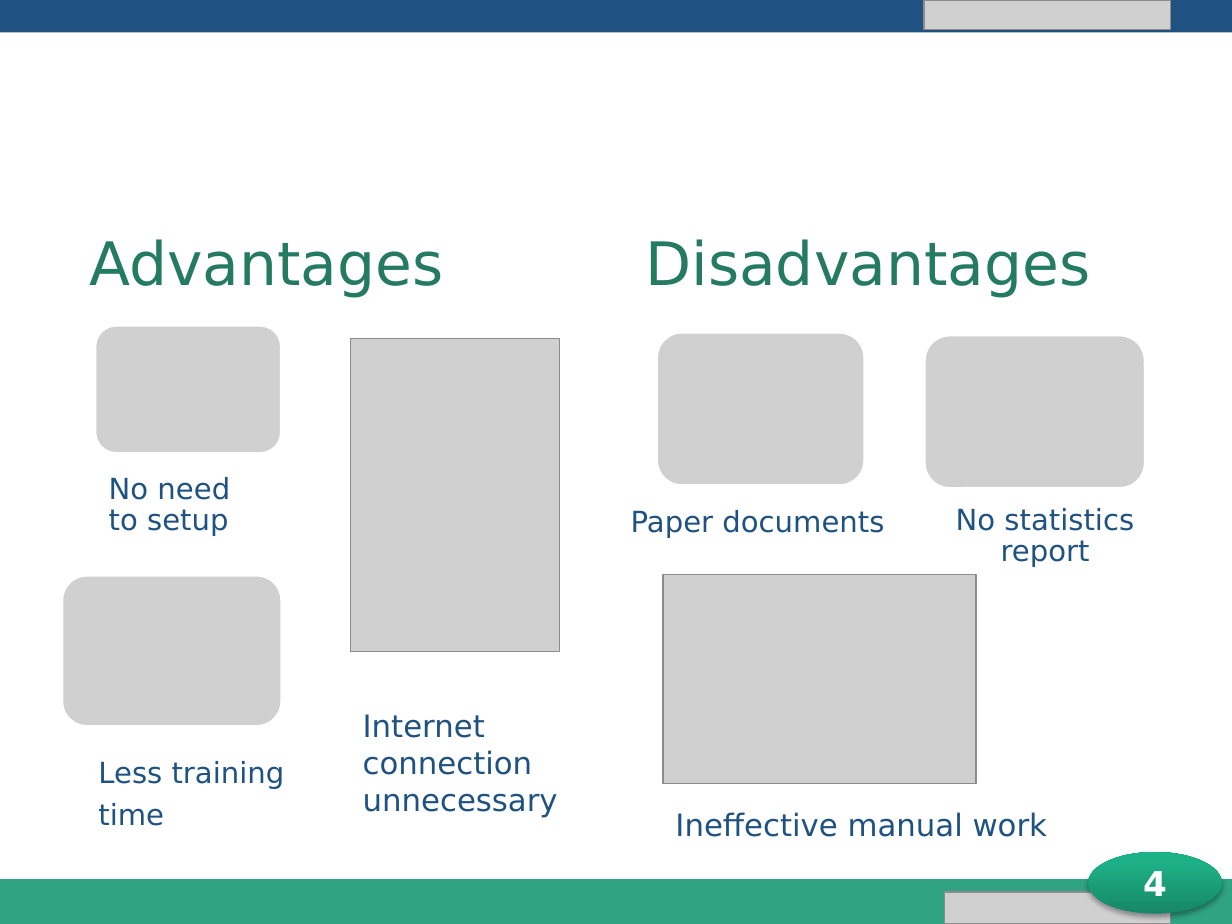
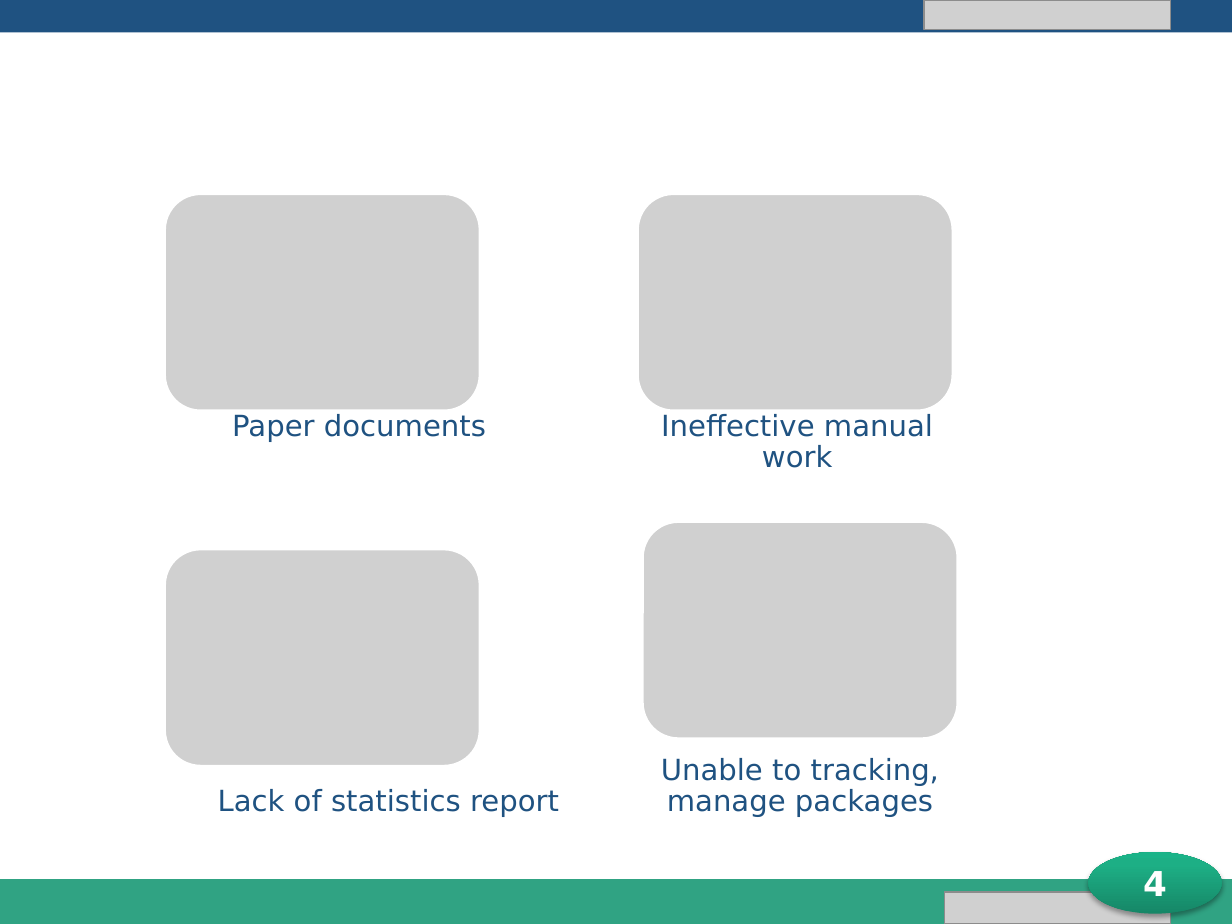
Before and after one commit to longdao2904/capstone-project-teamx, a slide deck: slide 4 of iDeliver presentation.pptx. Drawn at 1232x924 pixels with LibreOffice and Linux fonts; fonts in the diff are those of the drawing; grey boxes stand for pictures; background and template pictures are left out. Boxes give left, top, right and bottom in pixels: in the first picture for what was removed or moved away, otherwise in the second. Text is boxed around its words. In the diff, an @@ line names an element or a change of style, - is before the commit and + after.

Commit message:
Update slide

```diff
--- a/iDeliver presentation.pptx
+++ b/iDeliver presentation.pptx
@@ picture: place and size @@
-picture at (95,325,282,455)
+picture at (164,193,480,411)
@@ picture added at (637,193,954,411) @@
@@ text removed at (89,239,1090,298) @@
-Advantages
-Disadvantages
@@ picture removed at (351,339,559,652) @@
@@ text "Paper documents": place and size @@
-text "Paper documents" at (631,510,884,538)
+text "Paper documents" at (232,414,486,442)
@@ text "Ineffective manual work": place and size @@
-text "Ineffective manual work" at (675,812,1048,837)
+text "Ineffective manual work" at (661,414,933,468)
@@ text "Ineffective manual work" at (661,414,933,468): size 18 to 17 pt; alignment left to centre; line spacing 1 to 0.9; more space between paragraphs @@
@@ group removed at (98,331,1134,826): 3 texts, 1 picture @@
-No need to setup
-Less training
-time
-No statistics report
@@ picture: place and size @@
-picture at (924,335,1146,489)
+picture at (642,521,958,739)
@@ picture: place and size @@
-picture at (62,575,282,727)
+picture at (164,548,480,766)
@@ picture removed at (663,575,976,784) @@
@@ text removed at (363,714,558,818) @@
-Internet
-connection
-unnecessary
@@ text added at (661,758,939,817), 17 pt, text #1F5281 @@
+Unable to tracking, manage packages
@@ text added at (218,789,559,817), 17 pt, text #1F5281 @@
+Lack of statistics report
```
Also in this commit, not shown: 1 other slide changed.
